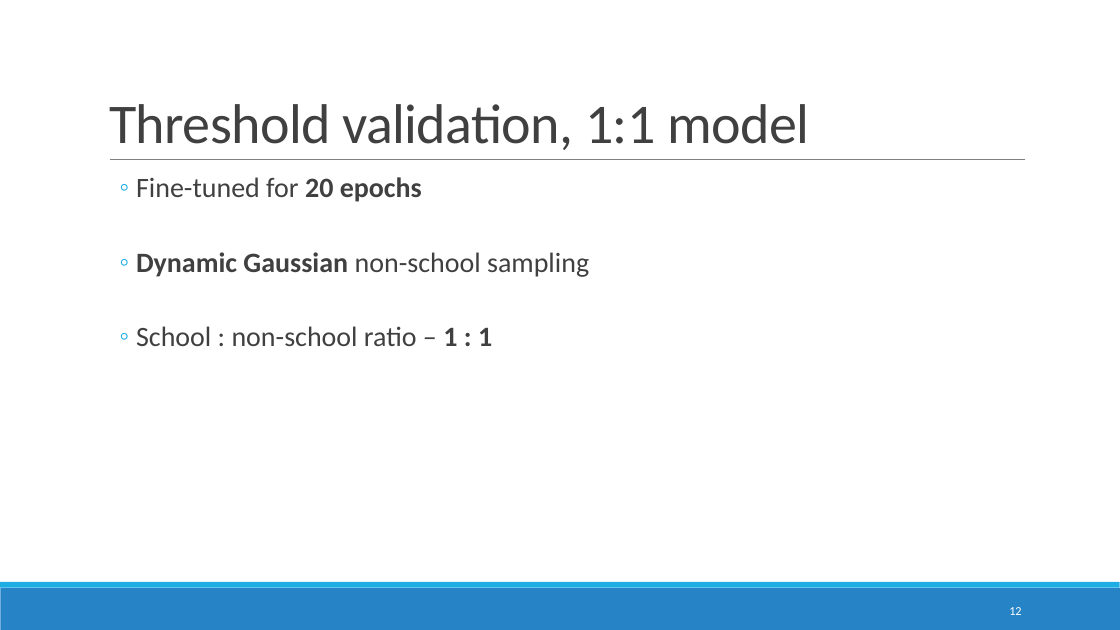
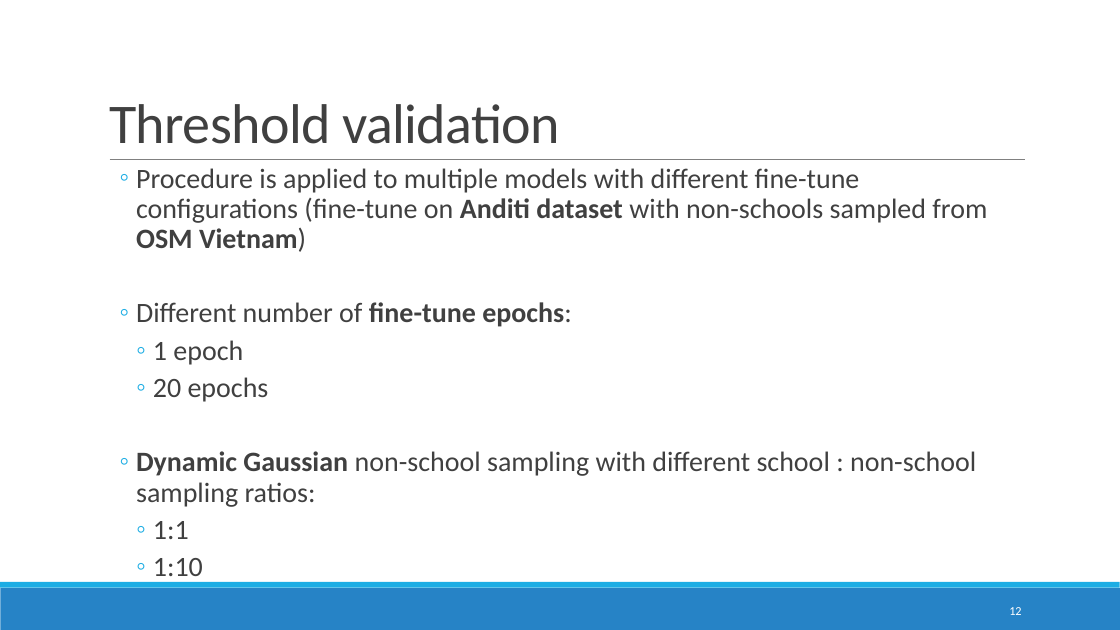
Before and after one commit to DomJamb/school_mapping, a slide deck: slide 12 of presentations/16.1/School mapping in ESRI imagery.pptx. Drawn at 1120x630 pixels with LibreOffice and Linux fonts; fonts in the diff are those of the drawing. Boxes give left, top, right and bottom in pixels: in the first picture for what was removed or moved away, otherwise in the second. Text is boxed around its words. In the diff, an @@ line names an element or a change of style, - is before the commit and + after.

Commit message:
presentation changes

```diff
--- a/presentations/16.1/School mapping in ESRI imagery.pptx
+++ b/presentations/16.1/School mapping in ESRI imagery.pptx
@@ title at bbox=[109, 104, 560, 144]: text changed @@
-Threshold validation, 1:1 model
+Threshold validation
@@ text at bbox=[136, 168, 987, 539]: text changed @@
-  ◦ Fine-tuned for 20 epochs
-  ◦ Dynamic Gaussian non-school sampling
-  ◦ School : non-school ratio – 1 : 1
+  ◦ Procedure is applied to multiple models with different fine-tune configurations (fine-tune on Anditi dataset with non-schools sampled from OSM Vietnam)
+  ◦ Different number of fine-tune epochs:
+    ◦ 1 epoch
+    ◦ 20 epochs
+  ◦ Dynamic Gaussian non-school sampling with different school : non-school sampling ratios:
+    ◦ 1:1
+    ◦ 1:10
```
Also in this commit, not shown: 8 other slides changed, 3 slides removed, 1 other file.
